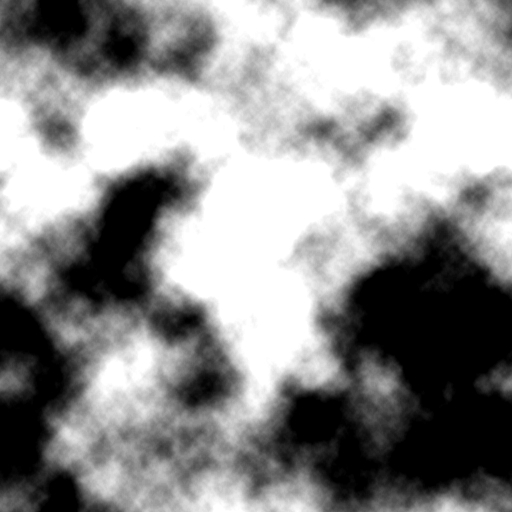
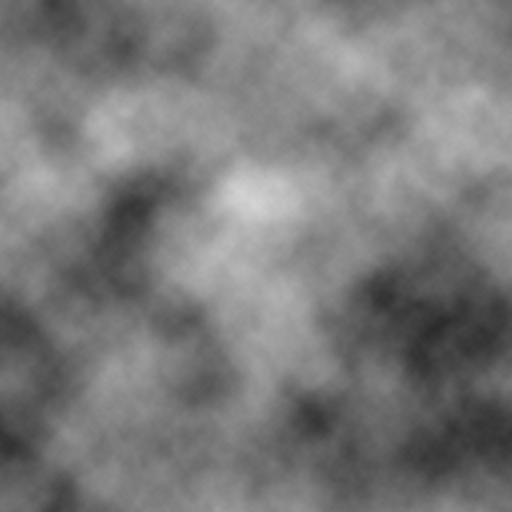
Layers edited between the first and the second 512px x 512px image:
painted on "图层 1" over [left=0, top=0, right=512, bottom=512]
